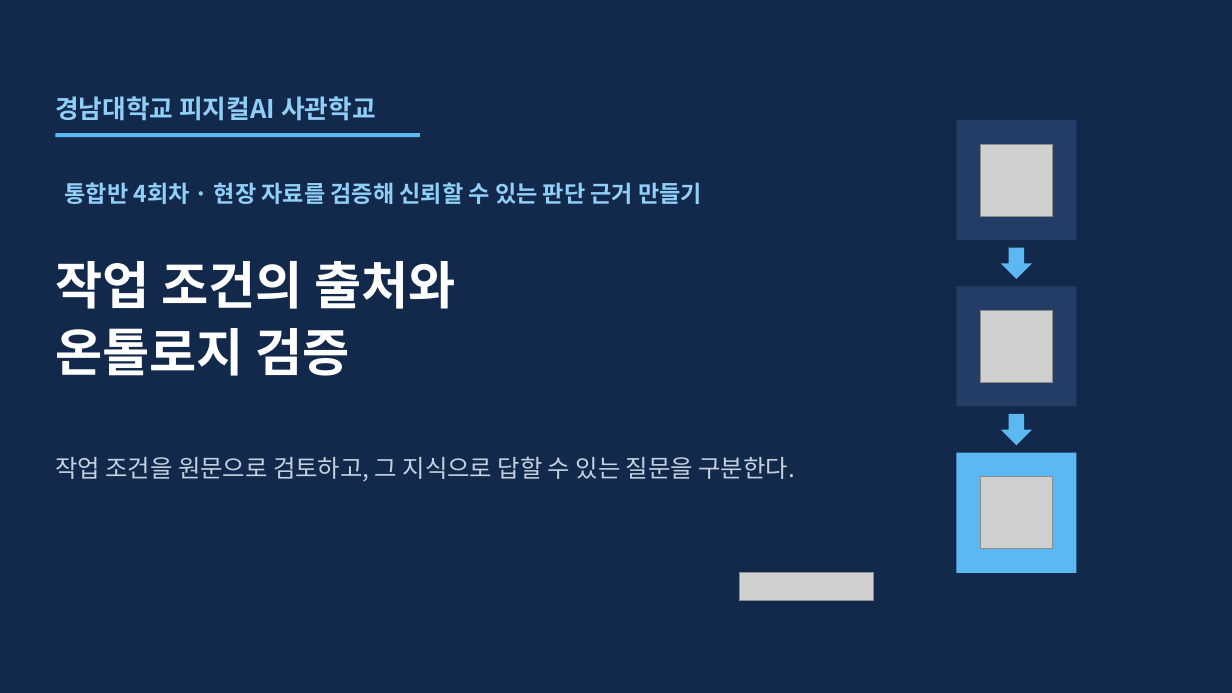
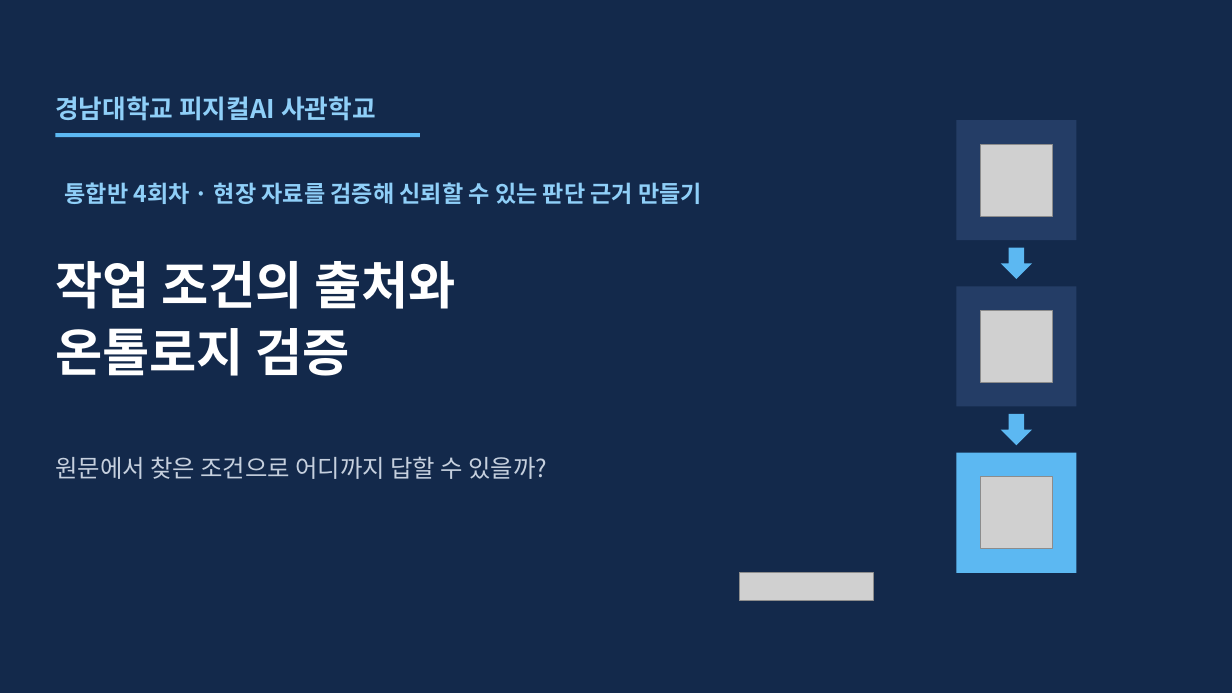
Before and after one commit to uengine-oss/hyd-iot-edu, a slide deck: slide 1 of workspace/강의제작/산출물/통합반/이론/04회차/통합반_04일차.pptx. Drawn at 1232x693 pixels with LibreOffice and Linux fonts; fonts in the diff are those of the drawing; grey boxes stand for pictures. Boxes give left, top, right and bottom in pixels: in the first picture for what was removed or moved away, otherwise in the second. Text is boxed around its words. In the diff, an @@ line names an element or a change of style, - is before the commit and + after.

Commit message:
통합반 4회차 1편 도입과 반복 적재 단원을 고치고 42구획 사전검증을 기록한다

```diff
--- a/workspace/강의제작/산출물/통합반/이론/04회차/통합반_04일차.pptx
+++ b/workspace/강의제작/산출물/통합반/이론/04회차/통합반_04일차.pptx
@@ text at [55, 456, 547, 479]: text changed @@
-작업 조건을 원문으로 검토하고, 그 지식으로 답할 수 있는 질문을 구분한다.
+원문에서 찾은 조건으로 어디까지 답할 수 있을까?
```
Also in this commit, not shown: 2 other slides changed, 19 other files.
